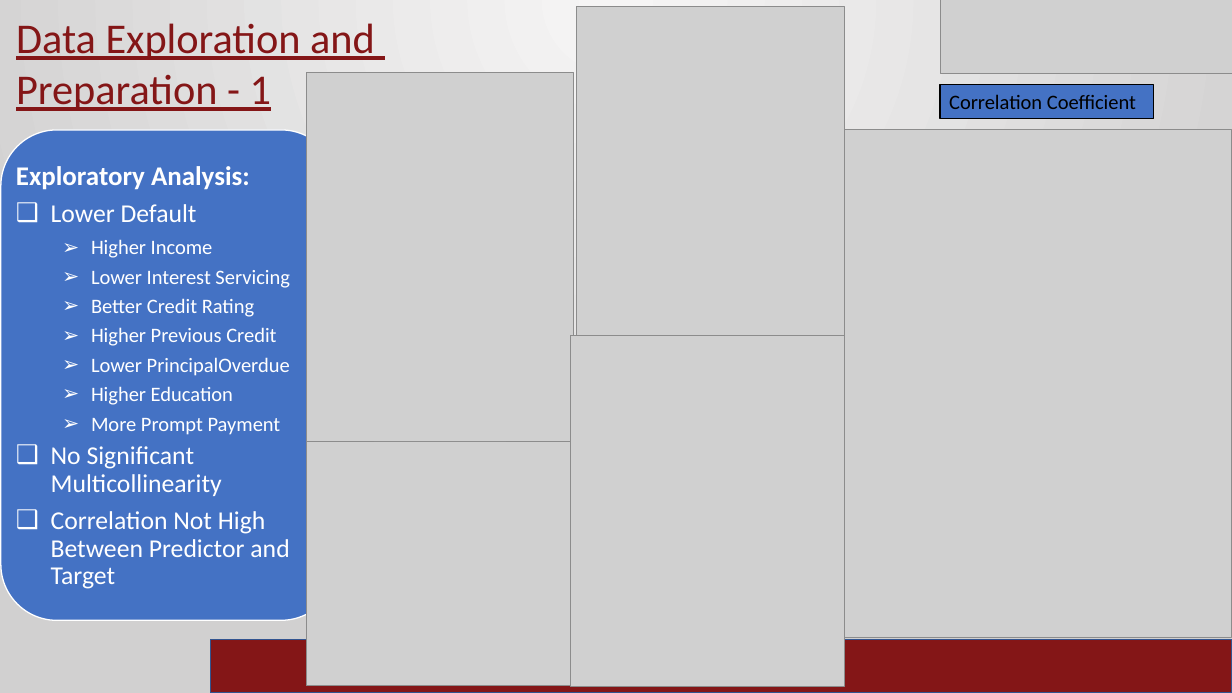
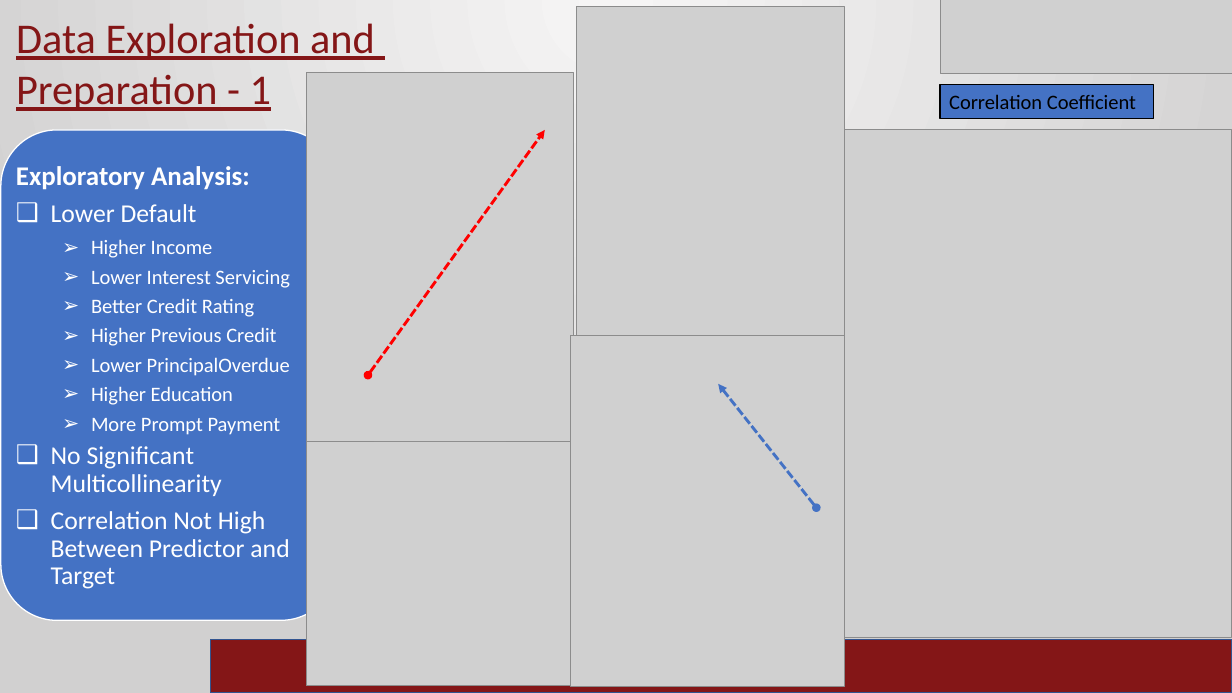
Before and after one commit to ramrao0102/DSA5900-Project, a slide deck: slide 4 of Ram_Rao_Final_Practicum.pptx. Drawn at 1232x693 pixels with LibreOffice and Linux fonts; fonts in the diff are those of the drawing; grey boxes stand for pictures; background and template pictures are left out. Boxes give left, top, right and bottom in pixels: in the first picture for what was removed or moved away, otherwise in the second. Text is boxed around its words. In the diff, an @@ line names an element or a change of style, - is before the commit and + after.

```diff
--- a/Ram_Rao_Final_Practicum.pptx
+++ b/Ram_Rao_Final_Practicum.pptx
@@ double arrow added from (368, 375) to (545, 130), #FF0000 2.25 pt dashed @@
@@ double arrow added from (817, 507) to (718, 384), #4472C4 2.25 pt dashed @@
```
Also in this commit, not shown: 1 other slide changed, 1 other file.
